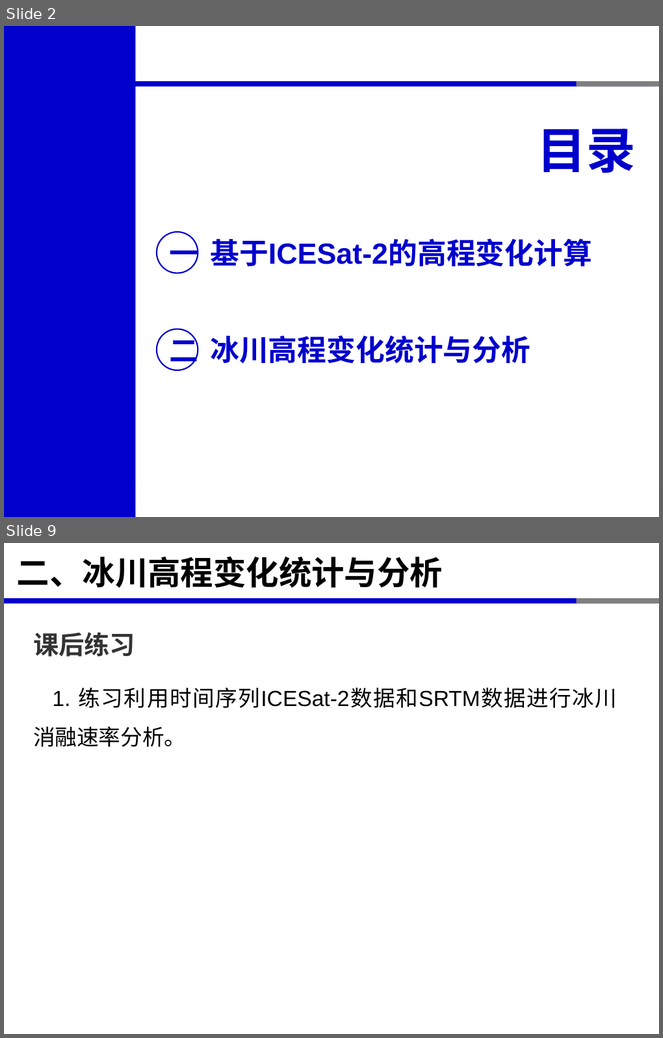
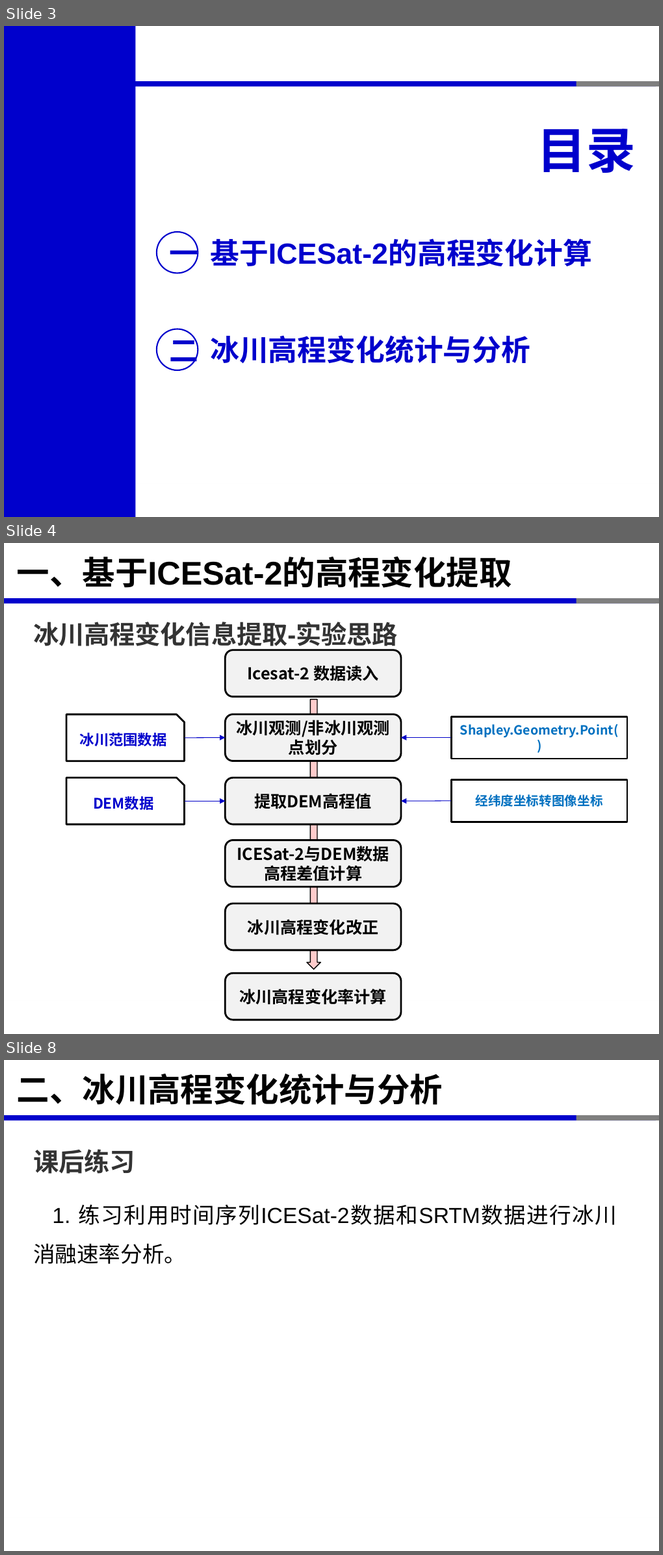
Before and after one commit to xinluo2018/satellite-altimetry-course, a slide deck: 第5章-星载激光测高应用-12学时/第6节-ICESat-2数据冰川高程变化分析-2学时.pptx. Shown one above the other, each under a label of ours: slides 2 and 9 before the commit, slides 3, 4 and 8 after it; the slides between them are not shown. The pictures are 663x1038 and 663x1555 pixels, drawn with LibreOffice and Linux fonts; fonts in the diff are those of the drawing. Boxes give left, top, right and bottom in pixels: in the first picture for what was removed or moved away, otherwise in the second. Text is boxed around its words. In the diff, an @@ line names an element or a change of style, - is before the commit and + after.

```diff
--- a/第5章-星载激光测高应用-12学时/第6节-ICESat-2数据冰川高程变化分析-2学时.pptx
+++ b/第5章-星载激光测高应用-12学时/第6节-ICESat-2数据冰川高程变化分析-2学时.pptx
@@ slide 4 added at bbox=[4, 543, 659, 1034], background #FFFFFF; not listed: 3 template elements that a slide beside it also shows @@
@@ title added at bbox=[17, 556, 512, 588], 36 pt, text #000000, bold @@
+一、基于ICESat-2的高程变化提取
@@ text added at bbox=[33, 622, 398, 651], 28 pt, text #333333, bold @@
+冰川高程变化信息提取-实验思路
@@ rounded rectangle added at bbox=[226, 650, 401, 696], fill #F2F2F2, outline #000000 2 pt, 18 pt, text #000000, bold @@
+Icesat-2 数据读入
@@ snip rect added at bbox=[66, 715, 184, 761], fill #FFFFFF, outline #000000 2 pt, 16 pt, text #0000CC, bold @@
+冰川范围数据
@@ rounded rectangle added at bbox=[226, 715, 401, 761], fill #F2F2F2, outline #000000 2 pt, 18 pt, text #000000, bold @@
+冰川观测/非冰川观测点划分
@@ down arrow added at bbox=[307, 700, 321, 969], fill #FFCCCC, outline #000000 1 pt @@
@@ rectangle added at bbox=[451, 717, 627, 759], fill #FFFFFF, outline #000000 2 pt, 14 pt, text #0070C0, bold @@
+Shapley.Geometry.Point()
@@ arrow added from (184, 737) to (226, 737), #0000C8 0.75 pt @@
@@ arrow added from (451, 737) to (401, 737), #0000C8 0.75 pt @@
@@ snip rect added at bbox=[66, 778, 184, 824], fill #FFFFFF, outline #000000 2 pt, 16 pt, text #0000CC, bold @@
+DEM数据
@@ rounded rectangle added at bbox=[226, 778, 401, 824], fill #F2F2F2, outline #000000 2 pt, 18 pt, text #000000, bold @@
+提取DEM高程值
@@ rectangle added at bbox=[451, 780, 627, 822], fill #FFFFFF, outline #000000 2 pt, 14 pt, text #0070C0, bold @@
+经纬度坐标转图像坐标
@@ arrow added from (184, 801) to (226, 801), #0000C8 0.75 pt @@
@@ arrow added from (451, 801) to (401, 801), #0000C8 0.75 pt @@
@@ rounded rectangle added at bbox=[226, 841, 401, 887], fill #F2F2F2, outline #000000 2 pt, 18 pt, text #000000, bold @@
+ICESat-2与DEM数据高程差值计算
@@ rounded rectangle added at bbox=[226, 904, 401, 951], fill #F2F2F2, outline #000000 2 pt, 18 pt, text #000000, bold @@
+冰川高程变化改正
@@ rounded rectangle added at bbox=[226, 973, 401, 1020], fill #F2F2F2, outline #000000 2 pt, 18 pt, text #000000, bold @@
+冰川高程变化率计算
@@ what was slide 2 is now slide 3 @@
@@ what was slide 9 is now slide 8 @@
```
Also in this commit, not shown: 4 slides changed, 2 slides removed, 12 other files.
